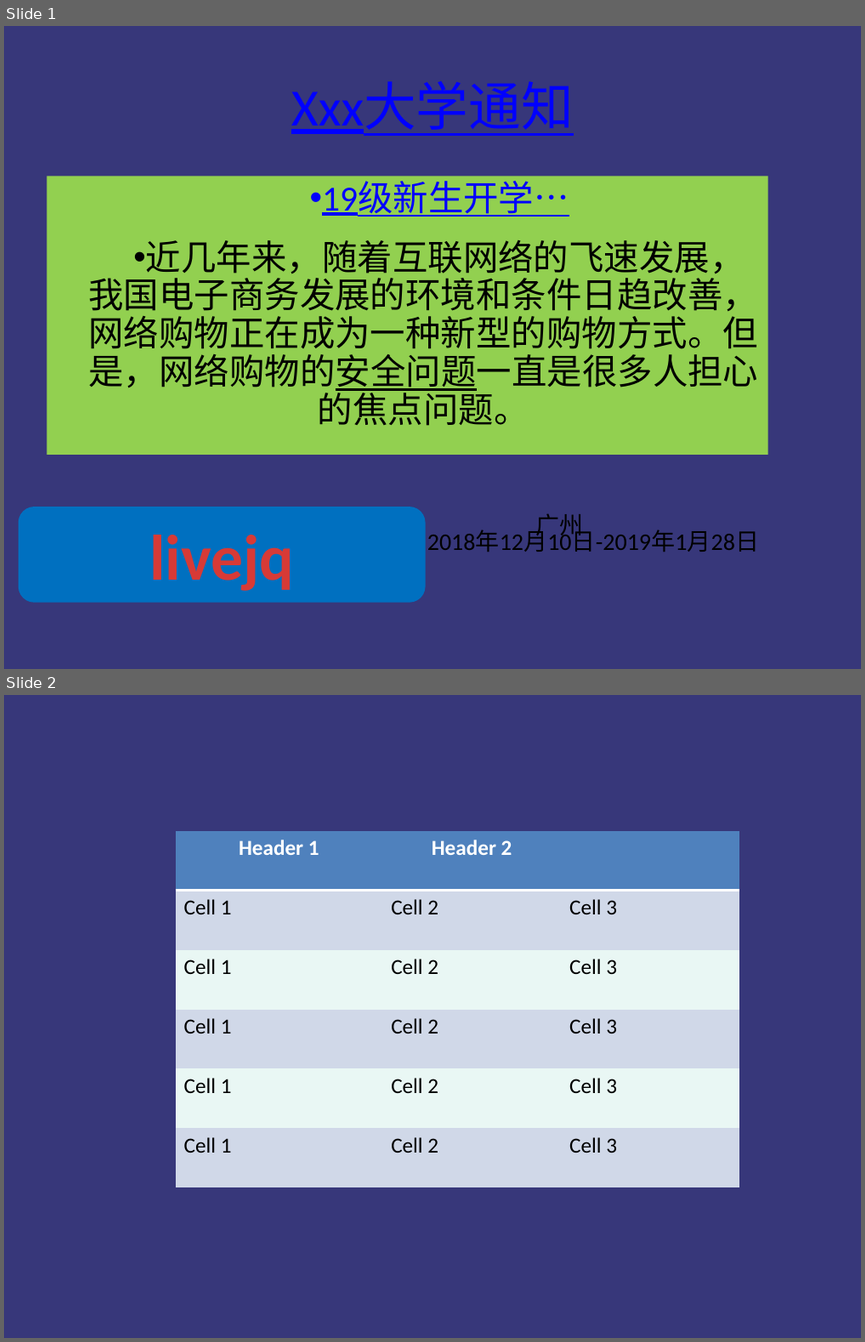
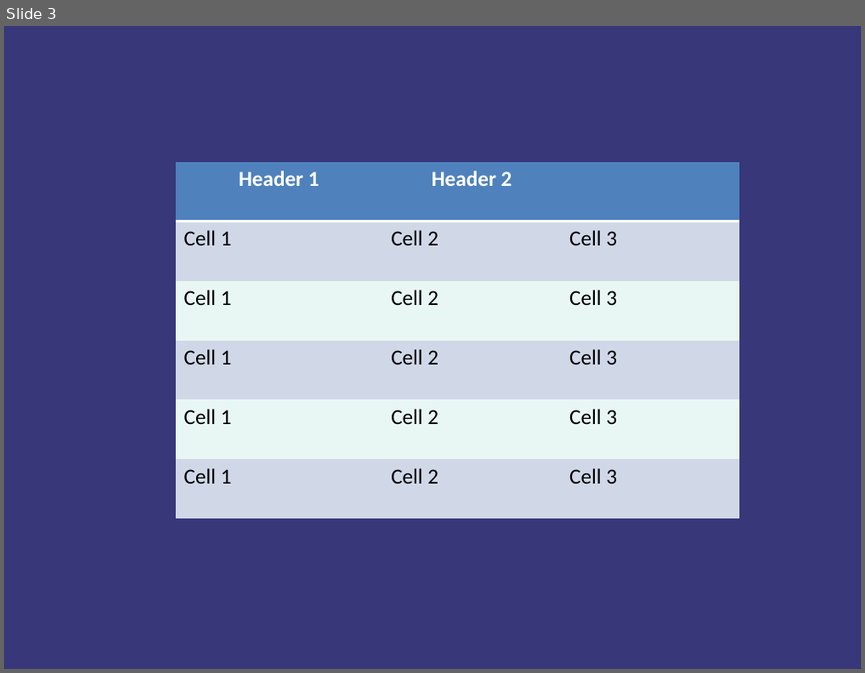
Before and after one commit to livejq/OfficeUtils, a slide deck: temp/demo01.pptx. Shown one above the other, each under a label of ours: slides 1 and 2 before the commit, slide 3 after it. The pictures are 865x1342 and 865x673 pixels, drawn with LibreOffice and Linux fonts; fonts in the diff are those of the drawing. Boxes give left, top, right and bottom in pixels: in the first picture for what was removed or moved away, otherwise in the second. Text is boxed around its words. In the diff, an @@ line names an element or a change of style, - is before the commit and + after.

```diff
--- a/temp/demo01.pptx
+++ b/temp/demo01.pptx
@@ slide 1 removed at (x1=4, y1=26, x2=861, y2=669), background #37377A @@
@@ title removed at (x1=291, y1=82, x2=574, y2=136) @@
-Xxx大学通知
@@ text removed at (x1=46, y1=176, x2=768, y2=454) @@
-• 19级新生开学…
-• 近几年来，随着互联网络的飞速发展，我国电子商务发展的环境和条件日趋改善，网络购物正在成为一种新型的购物方式。但是，网络购物的安全问题一直是很多人担心的焦点问题。
@@ rounded rectangle removed at (x1=18, y1=506, x2=426, y2=602) @@
-livejq
@@ text removed at (x1=427, y1=530, x2=759, y2=551) @@
-2018年12月10日-2019年1月28日
@@ text removed at (x1=536, y1=513, x2=584, y2=540) @@
-广州
@@ what was slide 2 is now slide 3 @@
```
Also in this commit, not shown: 6 slides added, 50 other files.
